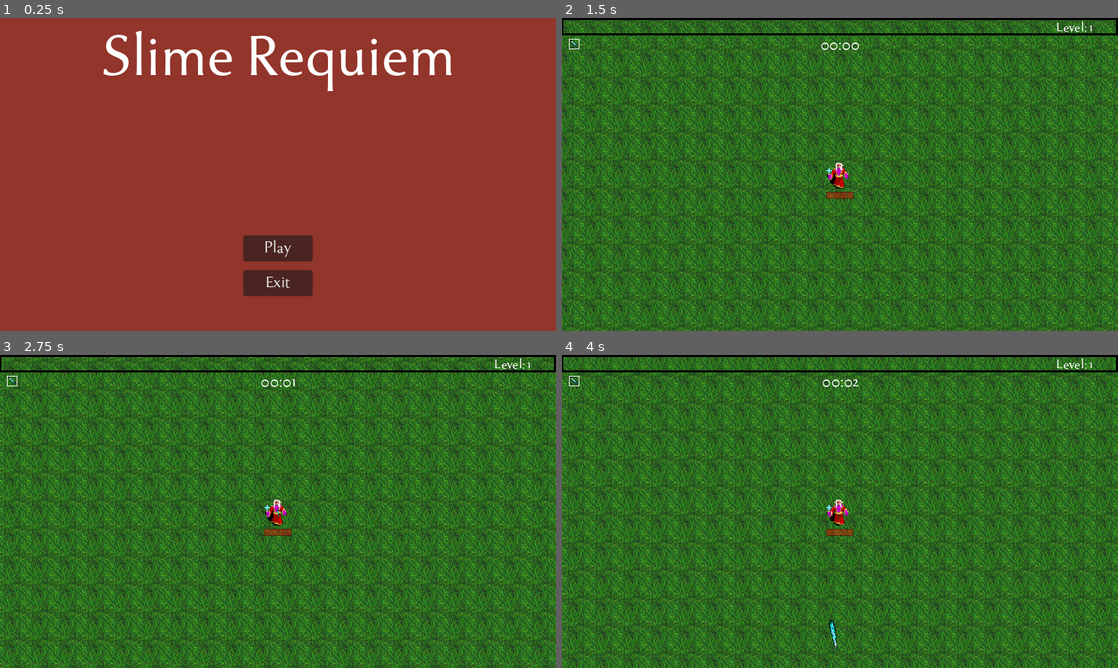
Above: before the commit, frames 1-4 (two rows, left to right).
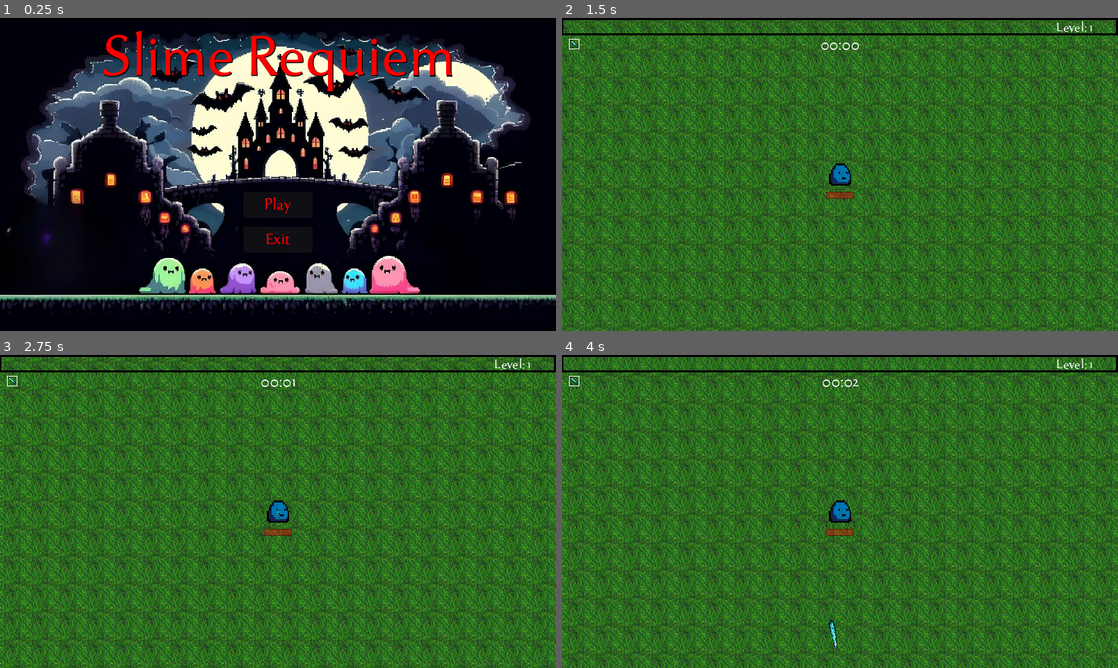
Above: after the commit, the same moments.

Repository: YisusBlack18/SlimeRequiem
Game: Godot game, scene res://TitleScreen/menu.tscn
Same seed, same stepped clock (60 frames per second), same inputs: the game is played once before the commit and once after it. Sound files missing from this copy of the repository are replaced by a short silence.
Inputs (mouse positions are in pixels of both pictures, inside the frame that each line leads up to):
- Up to frame 1 (0.25 s): no input
- Up to frame 2 (1.5 s): click "Play" at 0.5 s; move the mouse to (962, 158) at 1.27 s; hold D (right) from 1.28 s (still down); click (962, 158) at 1.35 s
- Up to frame 3 (2.75 s): move the mouse to (166, 527) at 2.02 s; release D (right) at 2.03 s; hold S (down) from 2.03 s (still down); click (166, 527) at 2.1 s
- Up to frame 4 (4 s): move the mouse to (895, 442) at 2.77 s; release S (down) at 2.78 s; hold D (right) 2.78-3.53 s; click (895, 442) at 2.85 s; move the mouse to (812, 574) at 3.52 s; hold W (up) from 3.53 s (still down); click (812, 574) at 3.6 s

The runs differ from the first frame. In frame 1, 100% of the frame differs, in the area x 0-100%, y 0-100%; in frame 2, 0.3%; in frame 3, 0.3%; in frame 4, 0.3%.

Commit message:
blood mode

Diff:
--- a/Player/Attack/javelin.tscn
+++ b/Player/Attack/javelin.tscn
@@ -5,7 +5,7 @@
 [ext_resource type="AudioStream" uid="uid://ckro6v281rcab" path="res://Audio/SoundEffect/woosh.wav" id="3_6kycs"]
 
 [sub_resource type="RectangleShape2D" id="RectangleShape2D_5ojwf"]
-size = Vector2(4.24264, 32.5269)
+size = Vector2(4.94975, 31.1127)
 
 [node name="Javelin" type="Area2D" groups=["attack"]]
 top_level = true
@@ -14,10 +14,11 @@
 script = ExtResource("1_ro7n8")
 
 [node name="Sprite2D" type="Sprite2D" parent="."]
+position = Vector2(-0.25, 0.5)
+rotation = -0.785398
 texture = ExtResource("1_rbe4t")
 
 [node name="CollisionShape2D" type="CollisionShape2D" parent="."]
-position = Vector2(-0.5, -0.5)
 rotation = -0.785398
 shape = SubResource("RectangleShape2D_5ojwf")
 disabled = true
--- a/Player/player.gd
+++ b/Player/player.gd
@@ -1,5 +1,4 @@
 extends CharacterBody2D
-
 
 var movement_speed = 40.0
 var hp = 80
@@ -10,6 +9,9 @@
 var experience = 0
 var experience_level = 1
 var collected_experience = 0
+
+var slime = preload("res://Textures/Player/player_sprite.png")
+var blood_slime = preload("res://Textures/Player/player_sprite2.png")
 
 #Attacks
 var iceSpear = preload("res://Player/Attack/ice_spear.tscn")
@@ -74,6 +76,8 @@
 @onready var sndVictory = get_node("%snd_victory")
 @onready var sndLose = get_node("%snd_lose")
 
+@export var blood_screen: Blood_screen
+
 #Signal
 signal playerdeath
 
@@ -82,6 +86,7 @@
 	attack()
 	set_expbar(experience, calculate_experiencecap())
 	_on_hurt_box_hurt(0,0,0)
+	blood_screen.connect("toggle_blood_mode",_on_blood_screen_toggle_blood_mode)
 
 func _physics_process(delta):
 	movement()
@@ -91,9 +96,9 @@
 	var y_mov = Input.get_action_strength("down") - Input.get_action_strength("up")
 	var mov = Vector2(x_mov,y_mov)
 	if mov.x > 0:
+		sprite.flip_h = false
+	elif mov.x < 0:
 		sprite.flip_h = true
-	elif mov.x < 0:
-		sprite.flip_h = false
 
 	if mov != Vector2.ZERO:
 		last_movement = mov
@@ -374,3 +379,9 @@
 func _on_btn_menu_click_end():
 	get_tree().paused = false
 	var _level = get_tree().change_scene_to_file("res://TitleScreen/menu.tscn")
+
+func _on_blood_screen_toggle_blood_mode(is_bloodmode: bool):
+	if is_bloodmode:
+		sprite.texture = blood_slime
+	else:
+		sprite.texture = slime
--- a/Player/player.tscn
+++ b/Player/player.tscn
@@ -33,6 +33,7 @@
 script = ExtResource("1_37q80")
 
 [node name="Sprite2D" type="Sprite2D" parent="."]
+scale = Vector2(0.8, 0.8)
 texture = ExtResource("1_jefax")
 hframes = 2
 
--- a/TitleScreen/menu.tscn
+++ b/TitleScreen/menu.tscn
@@ -1,7 +1,8 @@
-[gd_scene load_steps=6 format=3 uid="uid://dcyka5e06knff"]
+[gd_scene load_steps=7 format=3 uid="uid://dcyka5e06knff"]
 
 [ext_resource type="Script" path="res://TitleScreen/menu.gd" id="1_oi0p3"]
 [ext_resource type="FontFile" uid="uid://cb4e8g30xxp5u" path="res://Font/tenderness.otf" id="1_xdjxl"]
+[ext_resource type="Texture2D" uid="uid://bc30bi6qn25ae" path="res://Textures/splashart.png" id="2_i2yvq"]
 [ext_resource type="PackedScene" uid="uid://b7c7gsdx2rkjm" path="res://Utility/basic_button.tscn" id="3_kwsdd"]
 [ext_resource type="AudioStream" uid="uid://drlfn6iwojlmg" path="res://Audio/Music/menuTheme.mp3" id="4_asd8p"]
 [ext_resource type="Script" path="res://Audio/Music/snd_Menu.gd" id="5_1a4lf"]
@@ -15,16 +16,22 @@
 grow_vertical = 2
 script = ExtResource("1_oi0p3")
 
-[node name="ColorRect" type="ColorRect" parent="."]
-layout_mode = 0
-offset_right = 673.0
-offset_bottom = 382.0
-color = Color(0.572549, 0.207843, 0.168627, 1)
+[node name="TextureRect" type="TextureRect" parent="."]
+layout_mode = 1
+anchors_preset = 15
+anchor_right = 1.0
+anchor_bottom = 1.0
+grow_horizontal = 2
+grow_vertical = 2
+texture = ExtResource("2_i2yvq")
+expand_mode = 1
 
 [node name="Label" type="Label" parent="."]
 layout_mode = 0
 offset_right = 640.0
 offset_bottom = 100.0
+theme_override_colors/font_color = Color(1, 0, 0, 1)
+theme_override_colors/font_shadow_color = Color(0, 0, 0, 1)
 theme_override_fonts/font = ExtResource("1_xdjxl")
 theme_override_font_sizes/font_size = 72
 text = "Slime Requiem"
@@ -34,17 +41,19 @@
 [node name="btn_play" parent="." instance=ExtResource("3_kwsdd")]
 layout_mode = 0
 offset_left = 280.0
-offset_top = 250.0
+offset_top = 200.0
 offset_right = 360.0
-offset_bottom = 280.0
+offset_bottom = 230.0
+theme_override_colors/font_color = Color(1, 0, 0, 1)
 text = "Play"
 
 [node name="btn_exit" parent="." instance=ExtResource("3_kwsdd")]
 layout_mode = 0
 offset_left = 280.0
-offset_top = 290.0
+offset_top = 240.0
 offset_right = 360.0
-offset_bottom = 320.0
+offset_bottom = 270.0
+theme_override_colors/font_color = Color(1, 0, 0, 1)
 text = "Exit"
 
 [node name="snd_Menu" type="AudioStreamPlayer" parent="."]
--- /dev/null
+++ b/World/BloodMode.gd
@@ -0,0 +1,36 @@
+extends ColorRect
+
+class_name Blood_screen
+
+@onready var player = get_tree().get_first_node_in_group("player")
+
+@export var time = 0
+
+var blood_time = 60
+
+signal changetime(time)
+signal toggle_blood_mode(is_bloodmode : bool)
+
+var blood_mode : bool = false:
+	get:
+		return blood_mode
+	set(value):
+		blood_mode = value
+		emit_signal("toggle_blood_mode", blood_mode)
+
+func _ready():
+	hide()
+	connect("changetime",Callable(player,"change_time"))
+
+func _on_timer_timeout():
+	time += 1
+	if !blood_mode:
+		if time == blood_time:
+			show()
+			blood_mode = !blood_mode
+	else:
+		if time == blood_time+15:
+			hide()
+			blood_time = blood_time+60
+			blood_mode = !blood_mode
+	emit_signal("changetime",time)
--- /dev/null
+++ b/World/blood_mode.tscn
@@ -0,0 +1,19 @@
+[gd_scene load_steps=2 format=3 uid="uid://d023o1khr6ryw"]
+
+[ext_resource type="Script" path="res://World/BloodMode.gd" id="1_g5imn"]
+
+[node name="BloodMode" type="ColorRect"]
+visible = false
+custom_minimum_size = Vector2(1920, 1080)
+anchors_preset = 15
+anchor_right = 1.0
+anchor_bottom = 1.0
+grow_horizontal = 2
+grow_vertical = 2
+color = Color(1, 0, 0, 0.313726)
+script = ExtResource("1_g5imn")
+
+[node name="Timer" type="Timer" parent="."]
+autostart = true
+
+[connection signal="timeout" from="Timer" to="." method="_on_timer_timeout"]
--- a/World/world.tscn
+++ b/World/world.tscn
@@ -11,8 +11,7 @@
 [ext_resource type="PackedScene" uid="uid://btf7clk4jja87" path="res://Enemy/enemy_super.tscn" id="9_xs42h"]
 [ext_resource type="AudioStream" uid="uid://bbufl4r1ou1rw" path="res://Audio/Music/battleThemeA.mp3" id="10_rk3we"]
 [ext_resource type="Script" path="res://Audio/Music/snd_Music.gd" id="11_ovtx6"]
-
-[sub_resource type="GDScript" id="GDScript_ciybv"]
+[ext_resource type="PackedScene" uid="uid://d023o1khr6ryw" path="res://World/blood_mode.tscn" id="12_1e6av"]
 
 [sub_resource type="Resource" id="Resource_03m25"]
 script = ExtResource("5_jj7s8")
@@ -87,7 +86,6 @@
 enemy_spawn_delay = null
 
 [node name="World" type="Node2D"]
-script = SubResource("GDScript_ciybv")
 
 [node name="Background" type="Sprite2D" parent="."]
 texture_filter = 2
@@ -96,7 +94,8 @@
 region_enabled = true
 region_rect = Rect2(-4000, -4000, 4000, 4000)
 
-[node name="Player" parent="." instance=ExtResource("2_40uwv")]
+[node name="Player" parent="." node_paths=PackedStringArray("blood_screen") instance=ExtResource("2_40uwv")]
+blood_screen = NodePath("../BloodMode")
 
 [node name="EnemySpawner" parent="." instance=ExtResource("3_p01g4")]
 spawns = Array[ExtResource("5_jj7s8")]([SubResource("Resource_03m25"), SubResource("Resource_ij20a"), SubResource("Reso …(200 unchanged characters)…
@@ -110,4 +109,7 @@
 autoplay = true
 script = ExtResource("11_ovtx6")
 
+[node name="BloodMode" parent="." instance=ExtResource("12_1e6av")]
+top_level = true
+
 [connection signal="playerdeath" from="Player" to="snd_Music" method="_on_player_playerdeath"]
Binary file changed: Textures/Items/Weapons/javelin_3_new.png
Not shown, changed: Textures/Items/Weapons/javelin_3_new.png.import
Binary file changed: Textures/Items/Weapons/javelin_3_new_attack.png
Not shown, changed: Textures/Items/Weapons/javelin_3_new_attack.png.import
Binary file changed: Textures/Items/Weapons/sword.png
Not shown, changed: Textures/Items/Weapons/sword.png.import
Binary file changed: Textures/Player/player_sprite.png
Not shown, changed: Textures/Player/player_sprite.png.import
Binary file added: Textures/Player/player_sprite2.png
Not shown, added: Textures/Player/player_sprite2.png.import
Binary file added: Textures/splashart.png
Not shown, added: Textures/splashart.png.import
(and 1 more such lines)
